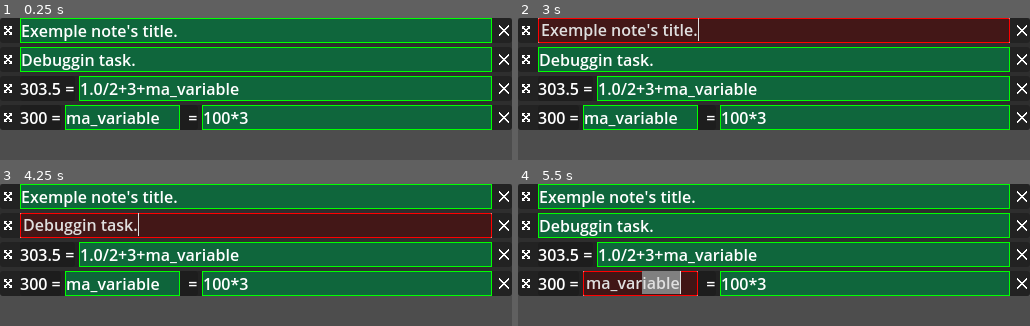
Above: before the commit, frames 1-4 (two rows, left to right).
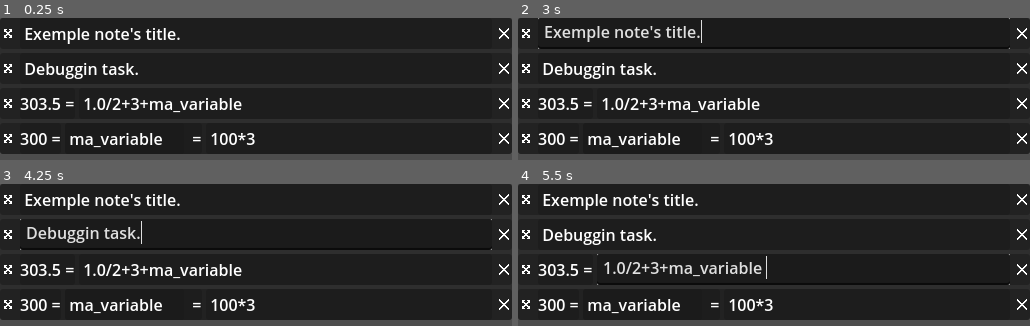
Above: after the commit, the same moments.

Repository: xorblo-doitus/Bloc-notes-plus-plus
Game: Godot game, scene res://src/app/main.tscn
The game is run twice, just before and just after one commit, with the same random seed, the same clock (stepped at 60 frames per second) and the same inputs. The engine's default icon, where the game draws it, is replaced by a stand-in: a white triangle on a blue panel in a dark square.
Inputs (mouse positions are in pixels of both pictures, inside the frame that each line leads up to):
- Up to frame 1 (0.25 s): no input
- Up to frame 2 (3 s): click (528, 30) at 0.52 s; click (528, 30) at 1.27 s; click (528, 30) at 2.02 s; tap Enter at 2.75 s; drag from (774, 30) to (825, 130) at 2.77 s
- Up to frame 3 (4.25 s): tap Space at 3.5 s; drag from (256, 225) to (outside the picture) at 3.52 s
- Up to frame 4 (5.5 s): tap Enter at 4.25 s; move the mouse to (804, 255) at 4.27 s; tap Ctrl at 4.35 s; click (804, 255) at 4.42 s; tap Space at 5 s; drag from (640, 283) to (620, 324) at 5.02 s

The runs differ from the first frame. In frame 1, 80% of the frame differs, in the area x 0-100%, y 0-96%; in frame 2, 80%; in frame 3, 77%; in frame 4, 80%.

Commit message:
Revert debug visuals

Diff:
--- a/src/gui/user_input/rich_text_edit.gd
+++ b/src/gui/user_input/rich_text_edit.gd
@@ -34,7 +34,7 @@
 
 		var old: String = text
 		text = new
-		rich_text_label.text = text
+		rich_text_label.text = " " + text
 
 		if code_edit.text != text:
 			code_edit.text = text
--- a/src/gui/user_input/rich_text_edit.tscn
+++ b/src/gui/user_input/rich_text_edit.tscn
@@ -1,22 +1,6 @@
-[gd_scene load_steps=4 format=3 uid="uid://elxiakmjubkb"]
+[gd_scene load_steps=2 format=3 uid="uid://elxiakmjubkb"]
 
 [ext_resource type="Script" path="res://src/gui/user_input/rich_text_edit.gd" id="1_2m102"]
-
-[sub_resource type="StyleBoxFlat" id="StyleBoxFlat_j670a"]
-bg_color = Color(0, 0.717647, 0.368627, 0.478431)
-border_width_left = 1
-border_width_top = 1
-border_width_right = 1
-border_width_bottom = 1
-border_color = Color(0, 1, 0, 1)
-
-[sub_resource type="StyleBoxFlat" id="StyleBoxFlat_i0sg3"]
-bg_color = Color(0.87451, 0, 0, 0.196078)
-border_width_left = 1
-border_width_top = 1
-border_width_right = 1
-border_width_bottom = 1
-border_color = Color(1, 0, 0, 1)
 
 [node name="EditableRichTextLabel" type="PanelContainer"]
 offset_right = 257.0
@@ -28,15 +12,16 @@
 [node name="RichTextLabel" type="RichTextLabel" parent="."]
 unique_name_in_owner = true
 layout_mode = 2
-theme_override_styles/normal = SubResource("StyleBoxFlat_j670a")
+size_flags_vertical = 4
 bbcode_enabled = true
+fit_content = true
 
 [node name="CodeEdit" type="CodeEdit" parent="."]
 unique_name_in_owner = true
 layout_mode = 2
+size_flags_vertical = 4
 auto_translate = false
 theme_override_constants/line_spacing = 0
-theme_override_styles/normal = SubResource("StyleBoxFlat_i0sg3")
 wrap_mode = 1
 scroll_fit_content_height = true
 highlight_all_occurrences = true
--- /dev/null
+++ b/src/utlity/debugging/visual_help/green_style_box.tres
@@ -0,0 +1,9 @@
+[gd_resource type="StyleBoxFlat" format=3 uid="uid://dpf3b17rgowe0"]
+
+[resource]
+bg_color = Color(0, 0.717647, 0.368627, 0.478431)
+border_width_left = 1
+border_width_top = 1
+border_width_right = 1
+border_width_bottom = 1
+border_color = Color(0, 1, 0, 1)
--- /dev/null
+++ b/src/utlity/debugging/visual_help/red_style_box.tres
@@ -0,0 +1,9 @@
+[gd_resource type="StyleBoxFlat" format=3 uid="uid://doa7iud1fo7u2"]
+
+[resource]
+bg_color = Color(0.87451, 0, 0, 0.196078)
+border_width_left = 1
+border_width_top = 1
+border_width_right = 1
+border_width_bottom = 1
+border_color = Color(1, 0, 0, 1)
